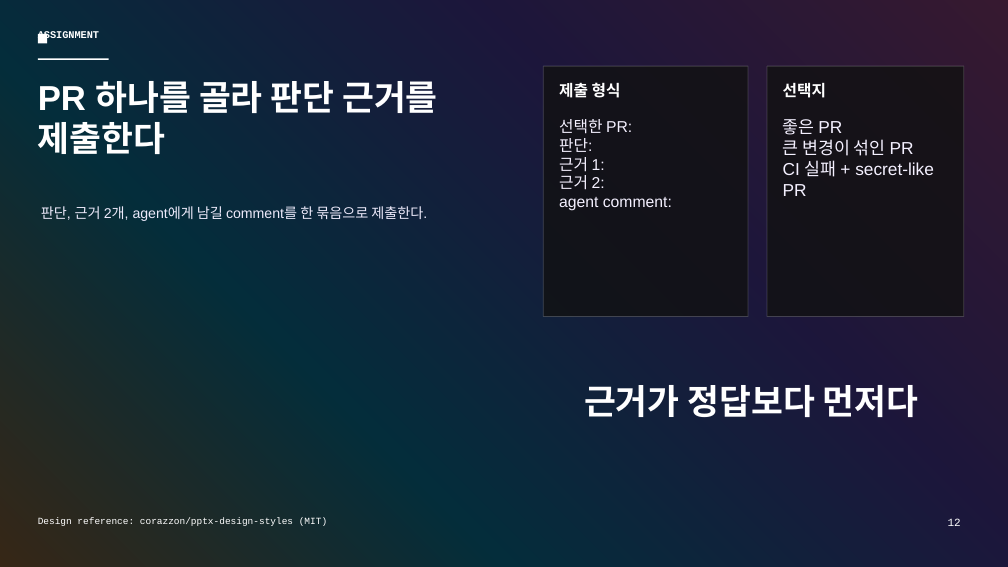
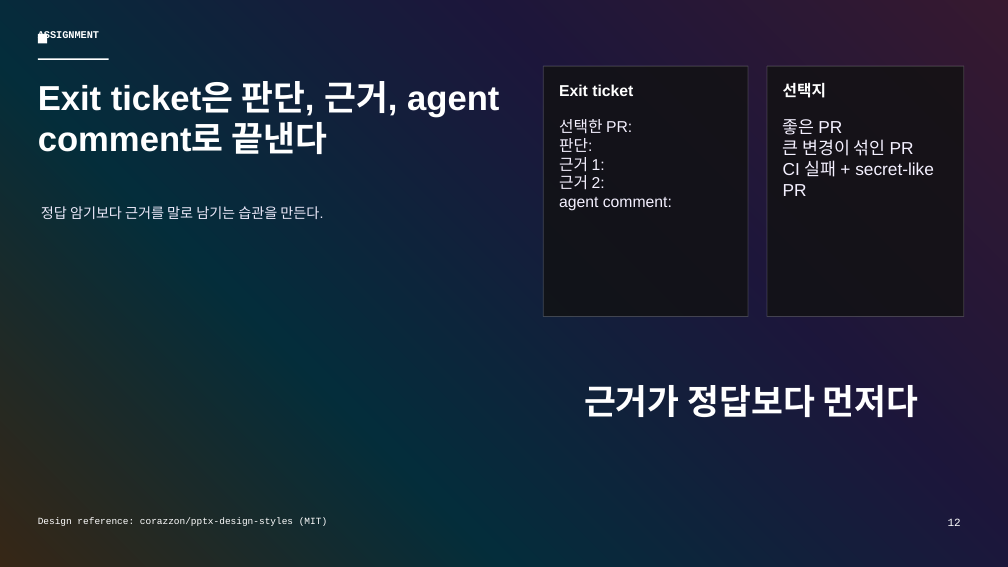
Before and after one commit to lucky206208-glitch/ai-agent-workshop, a slide deck: slide 12 of decks/02-github-pr-control-gradient-mesh.pptx. Drawn at 1008x567 pixels with LibreOffice and Linux fonts; fonts in the diff are those of the drawing. Boxes give left, top, right and bottom in pixels: in the first picture for what was removed or moved away, otherwise in the second. Text is boxed around its words. In the diff, an @@ line names an element or a change of style, - is before the commit and + after.

```diff
--- a/decks/02-github-pr-control-gradient-mesh.pptx
+++ b/decks/02-github-pr-control-gradient-mesh.pptx
@@ text at box(38, 81, 499, 154): text changed @@
-PR 하나를 골라 판단 근거를 제출한다
+Exit ticket은 판단, 근거, agent comment로 끝낸다
@@ text at box(559, 84, 633, 96): text changed @@
-제출 형식
+Exit ticket
@@ text at box(41, 206, 323, 219): text changed @@
-판단, 근거 2개, agent에게 남길 comment를 한 묶음으로 제출한다.
+정답 암기보다 근거를 말로 남기는 습관을 만든다.
```
Also in this commit, not shown: 5 other slides changed, 2 slides added, 2 slides removed, 2 other files.
